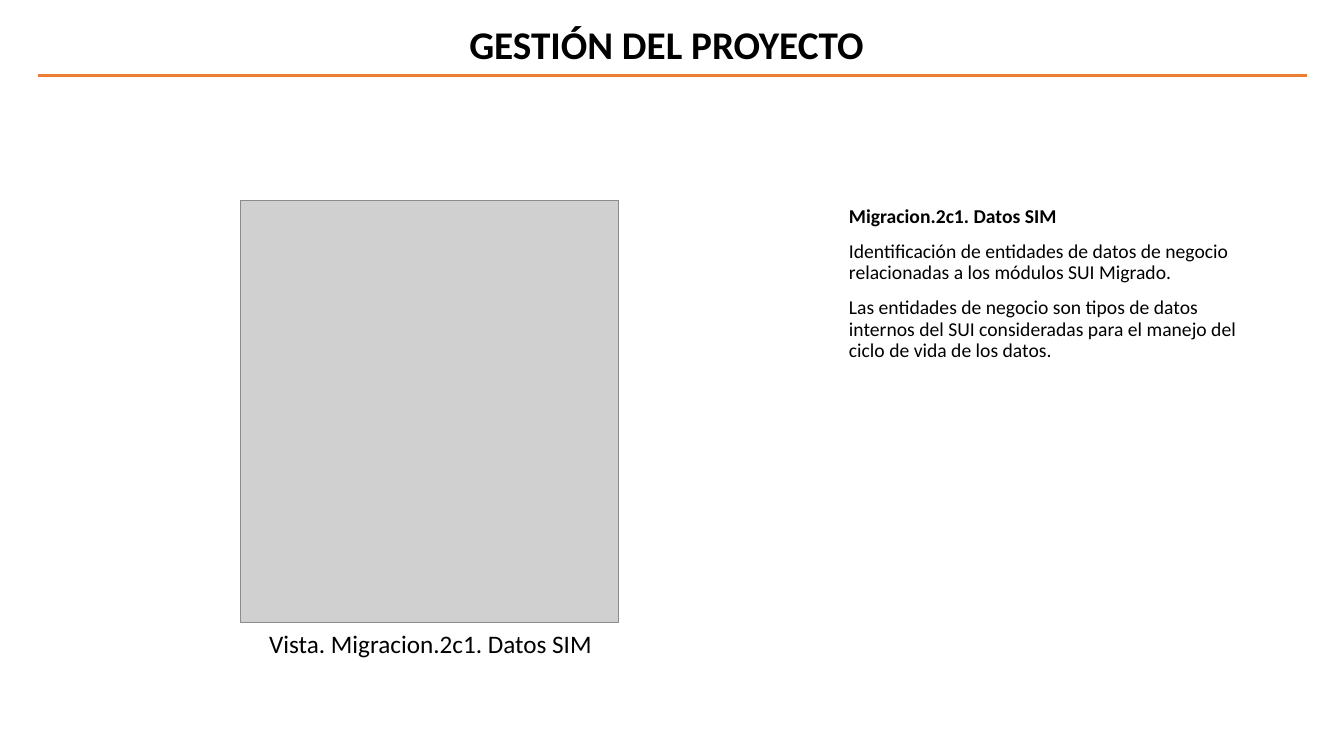
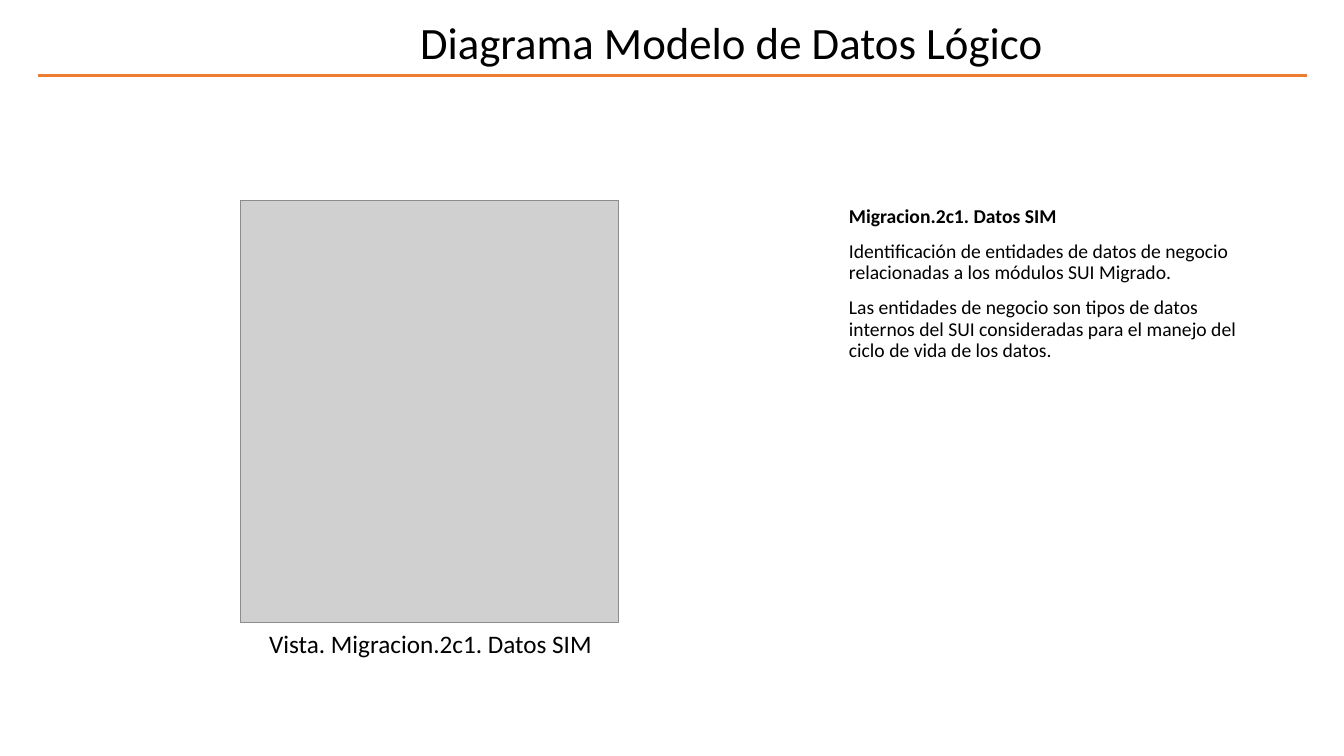
Before and after one commit to hwong23/pgn-078, a slide deck: slide 15 of content/pptxoutpt.pptx. Drawn at 1344x756 pixels with LibreOffice and Linux fonts; fonts in the diff are those of the drawing; grey boxes stand for pictures; background and template pictures are left out. Boxes give left, top, right and bottom in pixels: in the first picture for what was removed or moved away, otherwise in the second. Text is boxed around its words. In the diff, an @@ line names an element or a change of style, - is before the commit and + after.

```diff
--- a/content/pptxoutpt.pptx
+++ b/content/pptxoutpt.pptx
@@ title added at bbox=[420, 28, 1042, 67], 32 pt, text #000000 @@
+Diagrama Modelo de Datos Lógico
@@ text removed at bbox=[469, 26, 863, 60] @@
-GESTIÓN DEL PROYECTO
```
Also in this commit, not shown: 11 other slides changed, 2 other files.
